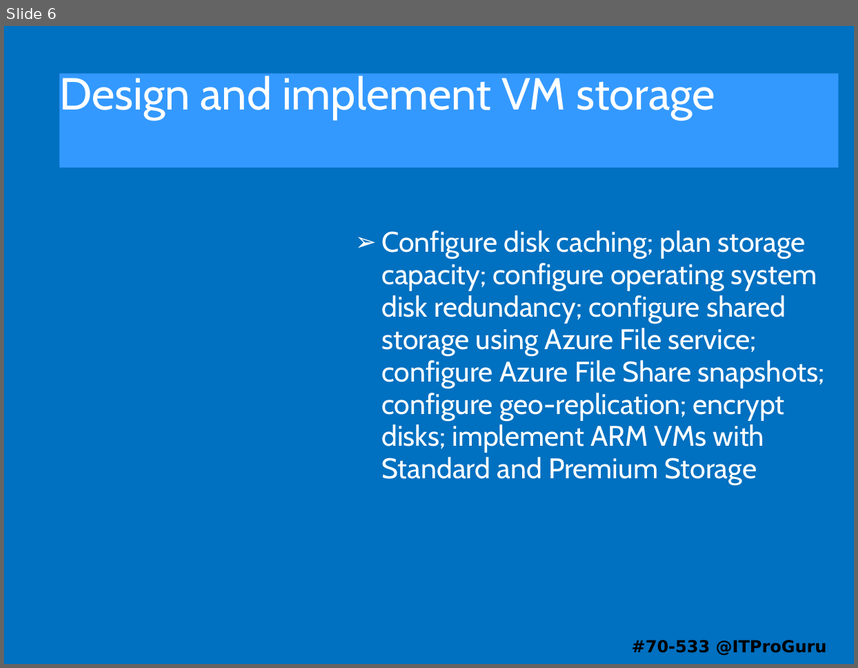
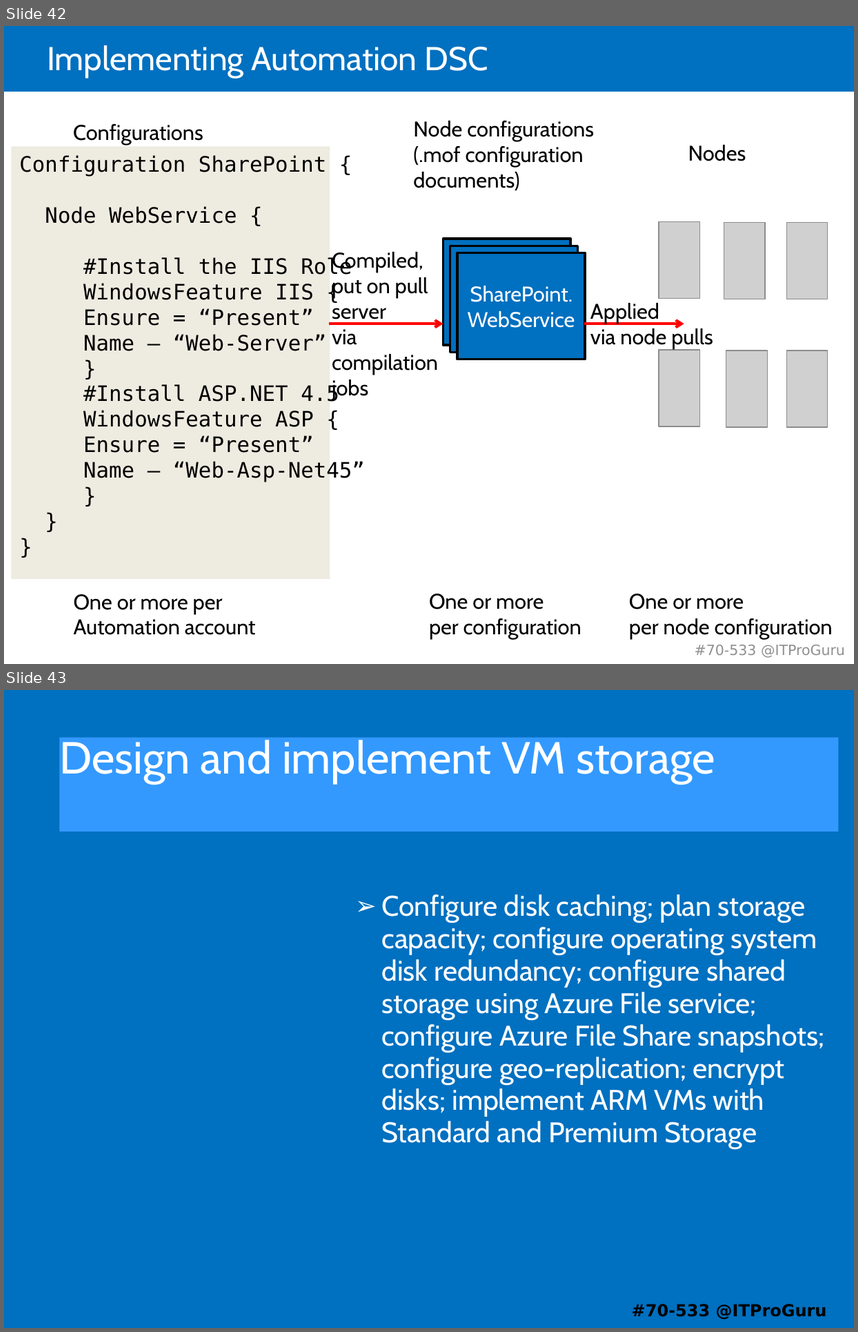
Before and after one commit to guruskill/70-533, a slide deck: 70-533-02-Compute.pptx. Shown one above the other, each under a label of ours: slide 6 before the commit, slides 42 and 43 after it. The pictures are 858x668 and 858x1332 pixels, drawn with LibreOffice and Linux fonts; fonts in the diff are those of the drawing; grey boxes stand for pictures. Boxes give left, top, right and bottom in pixels: in the first picture for what was removed or moved away, otherwise in the second. Text is boxed around its words. In the diff, an @@ line names an element or a change of style, - is before the commit and + after.

```diff
--- a/70-533-02-Compute.pptx
+++ b/70-533-02-Compute.pptx
@@ slide 42 added at box(4, 26, 854, 664), background #FFFFFF @@
@@ rectangle added at box(4, 26, 854, 92), fill #0070C0 @@
@@ title added at box(47, 45, 488, 78), 28 pt, text #FFFFFF @@
+Implementing Automation DSC
@@ group added at box(11, 124, 833, 639): 7 texts, 6 pictures, 3 rectangles, 2 rounded rectangles, 2 arrows @@
+Compiled,
+put on pull
+server
+via
+compilation
+jobs
+One or more per
+Automation account
+Configurations
+One or more
+per configuration
+Configuration SharePoint {
+Node WebService {
+#Install the IIS Role
+WindowsFeature IIS {
+Ensure = “Present”
+Name – “Web-Server”
+}
+#Install ASP.NET 4.5
+WindowsFeature ASP {
+Ensure = “Present”
+Name – “Web-Asp-Net45”
+}
+}
+}
+One or more
+per node configuration
+SharePoint.WebService
+Node configurations
+(.mof configuration
+documents)
+Applied
+via node pulls
+Nodes
@@ text added at box(695, 644, 845, 657), 12 pt, text #909090 @@
+#70-533 @ITProGuru
@@ what was slide 6 is now slide 43 @@
```
Also in this commit, not shown: 2 slides changed, 69 other slides added, 4 other files.
